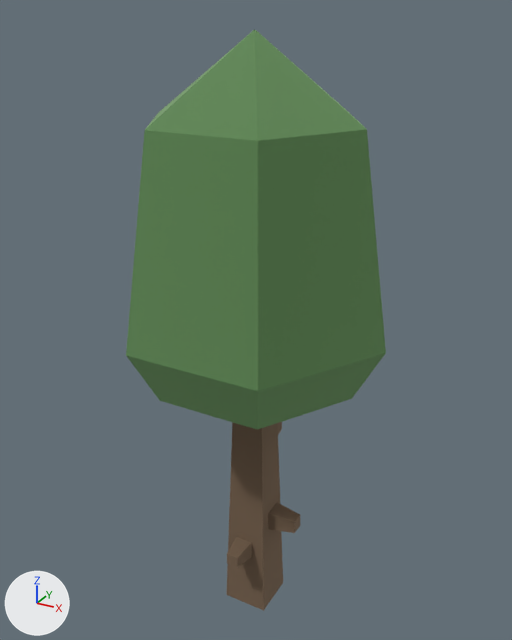
A saved change to the glTF model public/assets/models/flora/canopy-a.glb.
The view is the same before and after, from a 50 mm camera at (4.97, -9.0, 10.0) aimed at (-0.1, 0.22, 5.39). The lights are fixed; the arrows at lower left show +X, +Y and +Z. The picture after the commit comes second. Where no turn or scale is listed for an object, it has been applied to the vertices. Vertices at exactly the same position are counted once.

The older version as bpy lines, for what is in view:
```python
me_mesh_tree_default = bpy.data.meshes.new('Mesh tree_default')
me_mesh_tree_default.from_pydata(...)  # 59 vertices, 114 faces; spans x -2.17..2.17, y -1.88..1.88, z -4.9..4.9
me_mesh_tree_default.materials.append(mat_flora)
ob_tree_default = bpy.data.objects.new('tree_default', me_mesh_tree_default)
ob_tree_default.location = (0.0, 0.0, 4.85)
```
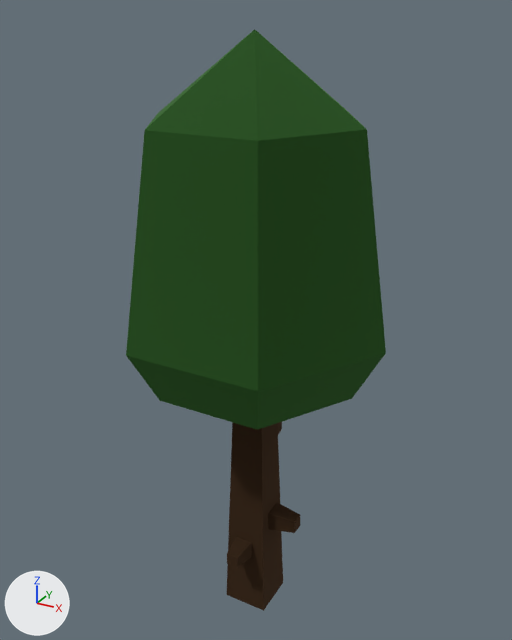
Where the change shows, as pixel boxes (x1, y1, x2, y2) in the pictures (512 x 640 px):
part 1 of me_mesh_tree_default, recoloured (beige to brown)
    both: (227, 422, 300, 611)
part 2 of me_mesh_tree_default, recoloured (darker)
    both: (126, 29, 386, 430)

Edits to the bpy script that builds the scene:
```text
Change me_mesh_tree_default:
    where me_mesh_tree_default.from_pydata(...)  # 59 vertices, 114 faces; spans x -2.17..2.17, y -1.88..1.88, z -4.9..4.9
    used by ob_tree_default; location = (0.0, 0.0, 4.85)
    me_mesh_tree_default part 1: 74 faces centred in x -0.7..0.83, y -0.77..0.78, z -4.9..-0.44 are repainted in the vertex colours; the middle colour goes from beige #a28d78 to brown #5c4532
    me_mesh_tree_default part 2: 40 faces centred in x -1.65..1.64, y -1.74..1.74, z -0.31..4.11 are repainted in the vertex colours; the middle colour goes from green #93ba88 to green #497d40
```
